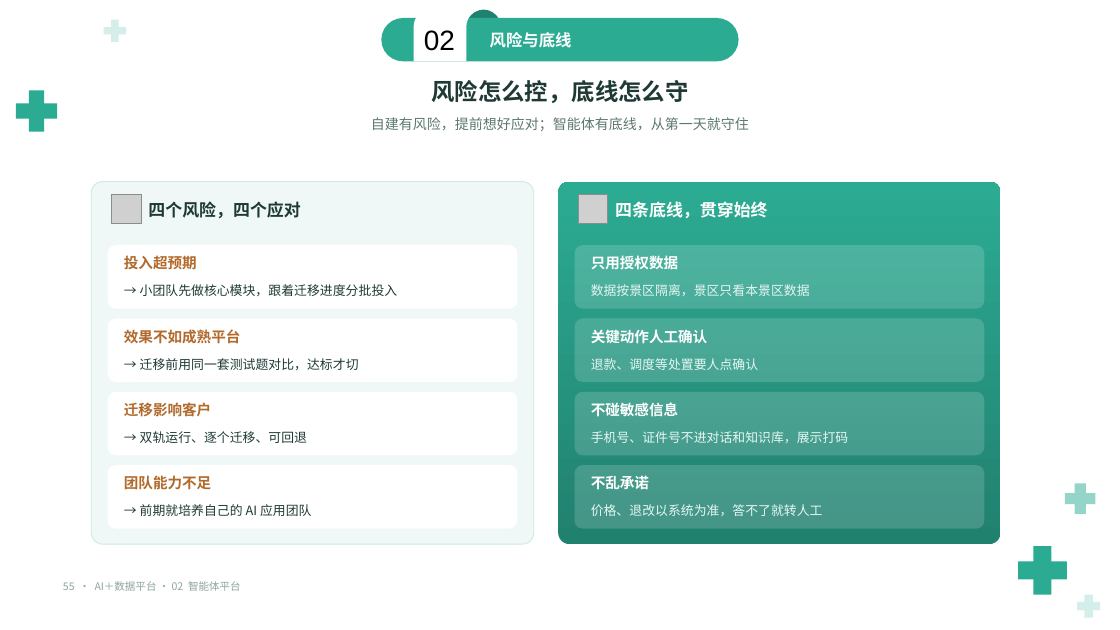
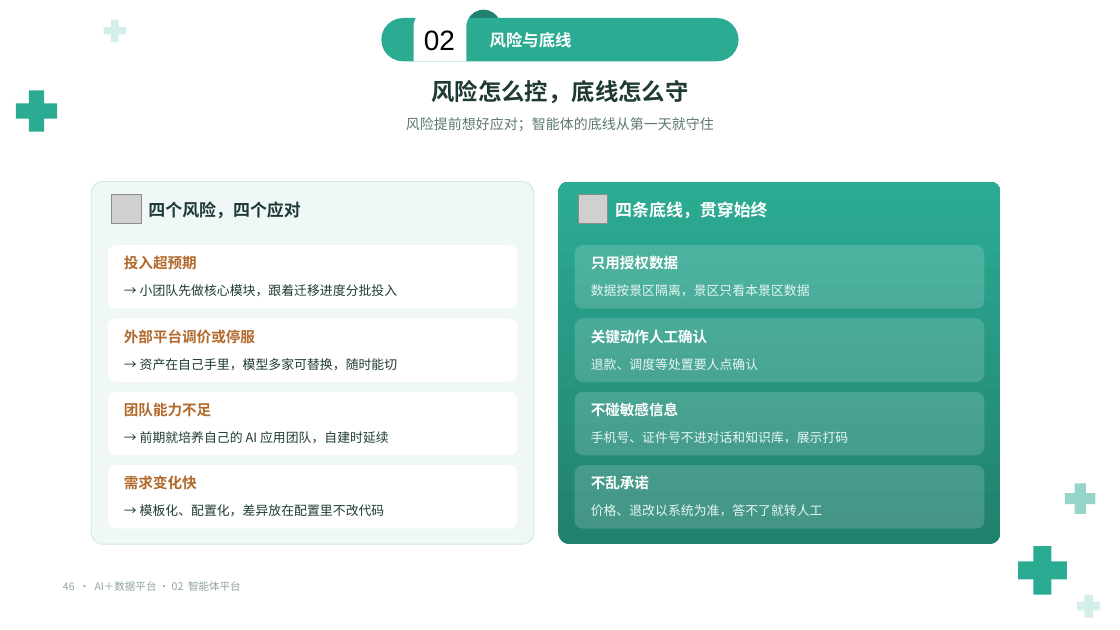
Before and after one commit to keanying/relevance, a slide deck: slide 46 of AI＋数据平台_老板汇报_青绿模板.pptx (slide 55 before the commit). Drawn at 1120x630 pixels with LibreOffice and Linux fonts; fonts in the diff are those of the drawing; grey boxes stand for pictures; background and template pictures are left out. Boxes give left, top, right and bottom in pixels: in the first picture for what was removed or moved away, otherwise in the second. Text is boxed around its words. In the diff, an @@ line names an element or a change of style, - is before the commit and + after.

```diff
--- a/AI＋数据平台_老板汇报_青绿模板.pptx
+++ b/AI＋数据平台_老板汇报_青绿模板.pptx
@@ text at [406,117,714,131]: text changed @@
-自建有风险，提前想好应对；智能体有底线，从第一天就守住
+风险提前想好应对；智能体的底线从第一天就守住
@@ text at [124,329,255,344]: text changed @@
-效果不如成熟平台
+外部平台调价或停服
@@ text at [140,358,398,370]: text changed @@
-→ 迁移前用同一套测试题对比，达标才切
+→ 资产在自己手里，模型多家可替换，随时能切
@@ text "团队能力不足": place and size @@
-text "团队能力不足" at [124,475,211,490]
+text "团队能力不足" at [124,402,211,417]
@@ text removed at [124,402,211,417] @@
-迁移影响客户
@@ text at [140,431,389,443]: text changed @@
-→ 双轨运行、逐个迁移、可回退
+→ 前期就培养自己的 AI 应用团队，自建时延续
@@ text added at [124,475,197,490], 12.5 pt, text #B26A2C, bold @@
+需求变化快
@@ text at [140,504,385,516]: text changed @@
-→ 前期就培养自己的 AI 应用团队
+→ 模板化、配置化，差异放在配置里不改代码
@@ text at [63,581,241,591]: text changed @@
-55 · AI＋数据平台 · 02 智能体平台
+46 · AI＋数据平台 · 02 智能体平台
```
Also in this commit, not shown: 42 other slides changed, 2 slides added, 12 slides removed.
